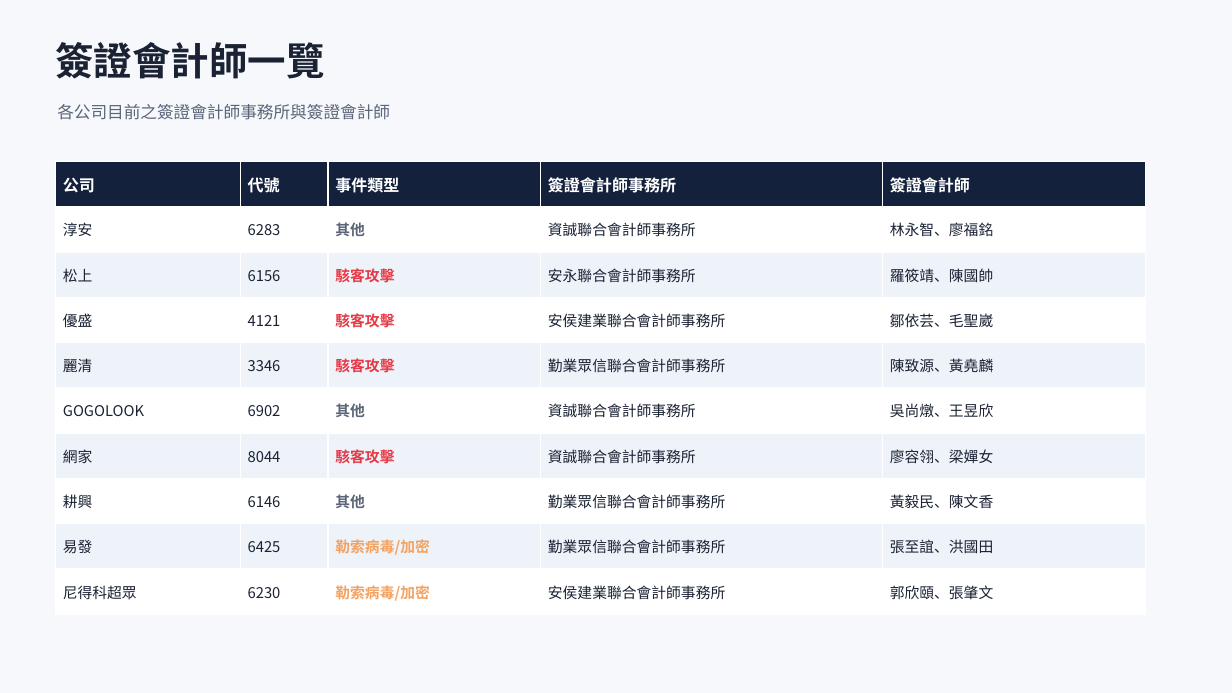
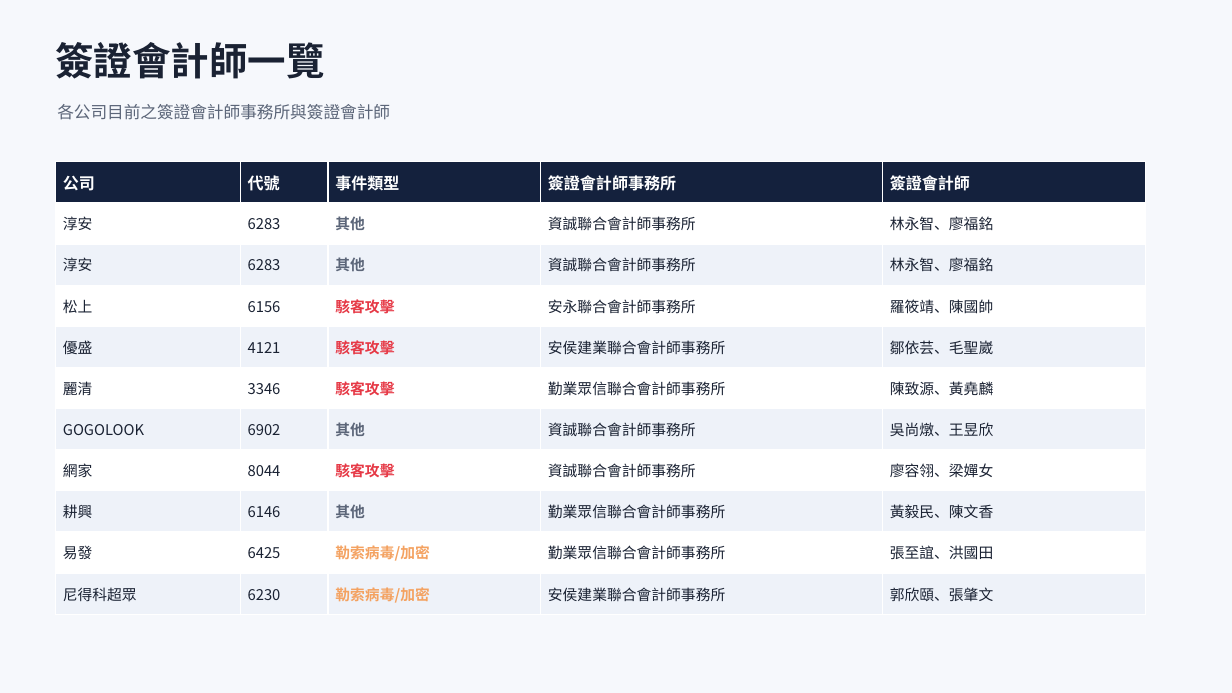
Before and after one commit to Johnnylin77/mops-isec-monitor, a slide deck: slide 4 of 資安事件因應分析.pptx. Drawn at 1232x693 pixels with LibreOffice and Linux fonts; fonts in the diff are those of the drawing. Boxes give left, top, right and bottom in pixels: in the first picture for what was removed or moved away, otherwise in the second. Text is boxed around its words. In the diff, an @@ line names an element or a change of style, - is before the commit and + after.

```diff
--- a/資安事件因應分析.pptx
+++ b/資安事件因應分析.pptx
@@ table at bbox=[55, 162, 1146, 615] @@
+row 2: 淳安 | 6283 | 其他 | 資誠聯合會計師事務所 | 林永智、廖福銘
```
Also in this commit, not shown: 6 other slides changed, 2 other files.
